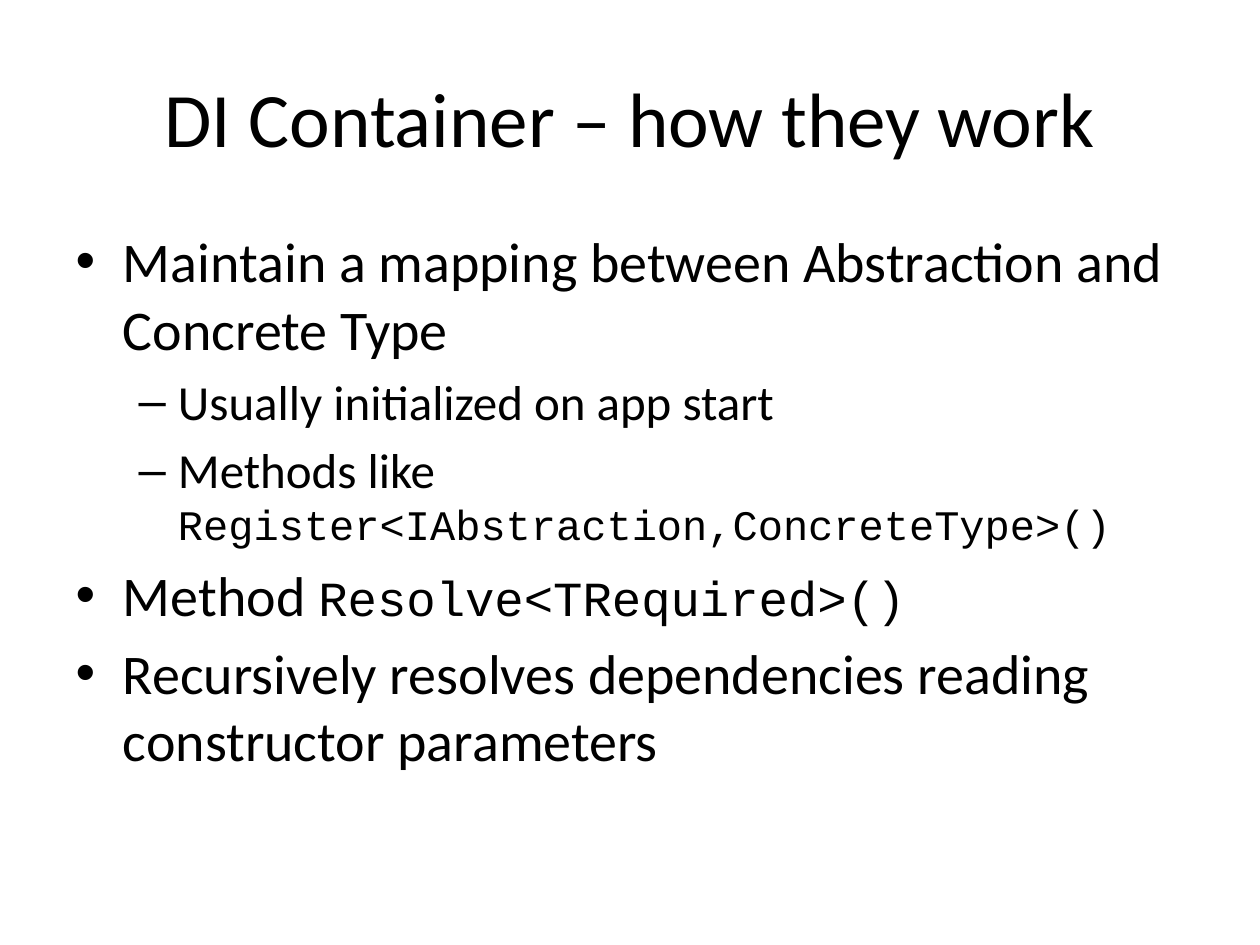
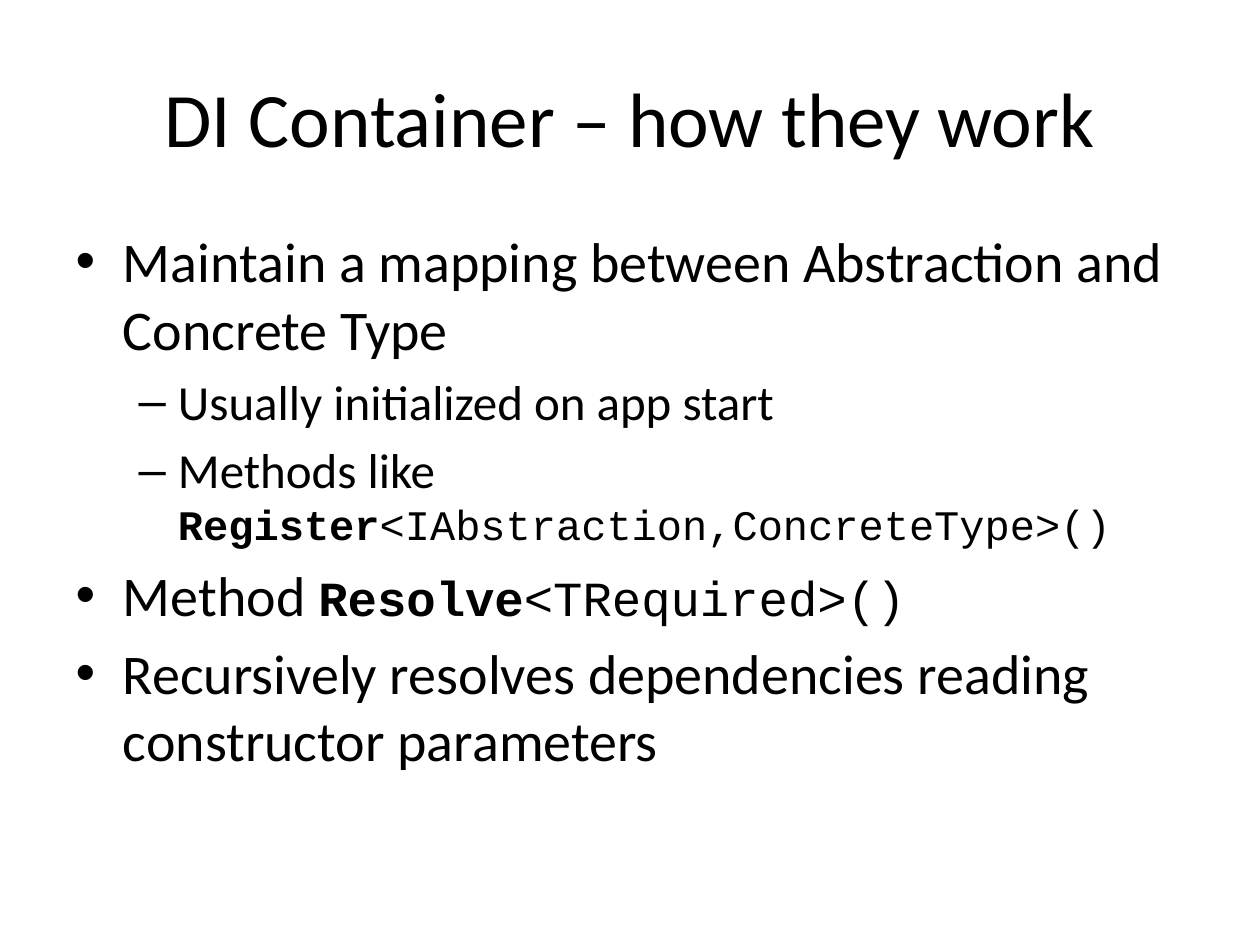
Before and after one commit to tsimbalar/DependencyInjectionTheRightWay, a slide deck: slide 37 of Dependency Injection - the right way.pptx. Drawn at 1260x945 pixels with LibreOffice and Linux fonts; fonts in the diff are those of the drawing. Boxes give left, top, right and bottom in pixels: in the first picture for what was removed or moved away, otherwise in the second. Text is boxed around its words. In the diff, an @@ line names an element or a change of style, - is before the commit and + after.

Commit message:
Introduced DI containers in the slides

```diff
--- a/Dependency Injection - the right way.pptx
+++ b/Dependency Injection - the right way.pptx
@@ text at (x1=123, y1=454, x2=1111, y2=627): bold on in "Register<IAbstraction,ConcreteType>()", "Resolve<TRequired>()" @@
```
Also in this commit, not shown: 3 other slides changed, 1 slide added, 1 slide removed.
